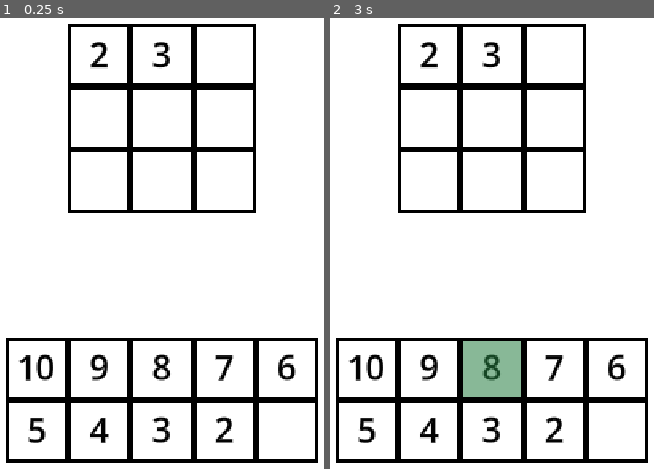
Above: before the commit, frames 1-2 (left to right).
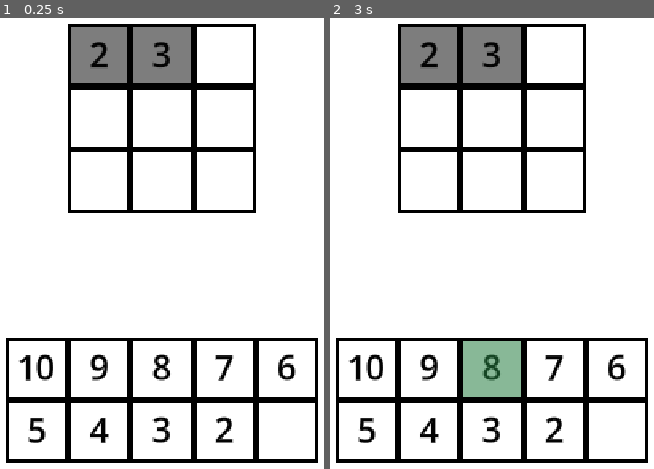
Above: after the commit, the same moments.

Repository: csderouchie/spadedoku
Game: Godot game, scene res://Scenes/Game.tscn
Same seed, same stepped clock (60 frames per second), same inputs: the game is played once before the commit and once after it.
Inputs (mouse positions are in pixels of both pictures, inside the frame that each line leads up to):
- Up to frame 1 (0.25 s): no input
- Up to frame 2 (3 s): tap Enter at 0.5, 2 s; move the mouse to (592, 139) at 0.52 s; press the mouse at (592, 139) at 0.53 s; tap Space at 1.25, 2.75 s; move the mouse to (401, 220) at 1.27 s; release the mouse at (401, 220) at 1.28 s; click (401, 220) at 1.35 s; move the mouse to (outside the picture) at 2.02 s; press the mouse at (outside the picture) at 2.03 s; move the mouse to (469, 342) at 2.77 s; release the mouse at (469, 342) at 2.78 s; click (469, 342) at 2.85 s

The runs differ from the first frame. In frame 1, 4.2% of the frame differs, in the area x 21-59%, y 1-15%; in frame 2, 4.2%.

Commit message:
Changed card movement functionality to properly not allow movement of cards that started on the board

Diff:
--- a/Scenes/Game.tscn
+++ b/Scenes/Game.tscn
@@ -8,29 +8,36 @@
 [ext_resource type="PackedScene" uid="uid://yeurnunrpb83" path="res://Scenes/Cards/card_04.tscn" id="3_bf53h"]
 [ext_resource type="PackedScene" uid="uid://gpw8oudpvwt5" path="res://Scenes/Cards/card_05.tscn" id="4_71axn"]
 [ext_resource type="PackedScene" uid="uid://dto6ish2vy8bf" path="res://Scenes/Cards/card_06.tscn" id="5_dahhg"]
+[ext_resource type="PackedScene" uid="uid://ctoy4f48ipv1t" path="res://Scenes/UI/UI_gray_box_outlined.tscn" id="5_wxwew"]
 [ext_resource type="PackedScene" uid="uid://bfwnymyi5nqqe" path="res://Scenes/Cards/card_07.tscn" id="6_3so38"]
 [ext_resource type="PackedScene" uid="uid://b8vjoytt667v7" path="res://Scenes/Cards/card_08.tscn" id="7_3cx6b"]
 [ext_resource type="PackedScene" uid="uid://cylsh2wy0jt04" path="res://Scenes/Cards/card_09.tscn" id="8_wxwew"]
 [ext_resource type="PackedScene" uid="uid://b6jmq24fp0xgp" path="res://Scenes/Cards/card_10.tscn" id="9_acvyw"]
 [ext_resource type="PackedScene" uid="uid://cdqcbtaxyiysl" path="res://Scenes/UI/UI_highlight.tscn" id="13_3cx6b"]
+[ext_resource type="PackedScene" uid="uid://cqg7wqovcit2s" path="res://Scenes/UI/UI_highlight_red.tscn" id="15_acvyw"]
 
 [sub_resource type="TileSetScenesCollectionSource" id="TileSetScenesCollectionSource_kldst"]
 resource_name = "white"
 scenes/1/scene = ExtResource("1_gl6un")
 
 [sub_resource type="TileSetScenesCollectionSource" id="TileSetScenesCollectionSource_b2bpf"]
-resource_name = "box"
+resource_name = "box_white"
 scenes/1/scene = ExtResource("2_j5yw3")
 
 [sub_resource type="TileSetScenesCollectionSource" id="TileSetScenesCollectionSource_vvhu1"]
 resource_name = "debug"
 scenes/1/scene = ExtResource("13_3cx6b")
 
+[sub_resource type="TileSetScenesCollectionSource" id="TileSetScenesCollectionSource_lbihj"]
+resource_name = "box_gray"
+scenes/1/scene = ExtResource("5_wxwew")
+
 [sub_resource type="TileSet" id="TileSet_cg2ps"]
 tile_size = Vector2i(100, 100)
 sources/0 = SubResource("TileSetScenesCollectionSource_kldst")
 sources/1 = SubResource("TileSetScenesCollectionSource_b2bpf")
 sources/2 = SubResource("TileSetScenesCollectionSource_vvhu1")
+sources/3 = SubResource("TileSetScenesCollectionSource_lbihj")
 
 [sub_resource type="TileSetScenesCollectionSource" id="TileSetScenesCollectionSource_dahhg"]
 resource_name = "void"
@@ -88,9 +95,14 @@
 [sub_resource type="TileSetScenesCollectionSource" id="TileSetScenesCollectionSource_rajel"]
 scenes/1/scene = ExtResource("13_3cx6b")
 
+[sub_resource type="TileSetScenesCollectionSource" id="TileSetScenesCollectionSource_raj38"]
+resource_name = "highlight_red"
+scenes/1/scene = ExtResource("15_acvyw")
+
 [sub_resource type="TileSet" id="TileSet_3so38"]
 tile_size = Vector2i(100, 100)
 sources/0 = SubResource("TileSetScenesCollectionSource_rajel")
+sources/1 = SubResource("TileSetScenesCollectionSource_raj38")
 
 [node name="Game" type="Node2D" unique_id=1789388373]
 
--- /dev/null
+++ b/Scenes/UI/UI_gray_box.tscn
@@ -0,0 +1,11 @@
+[gd_scene format=3 uid="uid://pwf4vgxjvat6"]
+
+[node name="UiWhiteBox" type="Node2D" unique_id=1048866995]
+
+[node name="MeshInstance2D" type="ColorRect" parent="." unique_id=1135876802]
+offset_left = -50.0
+offset_top = -50.0
+offset_right = -49.0
+offset_bottom = -49.0
+scale = Vector2(100, 100)
+color = Color(0.42357814, 0.42357814, 0.41824132, 1)
--- /dev/null
+++ b/Scenes/UI/UI_gray_box_outlined.tscn
@@ -0,0 +1,17 @@
+[gd_scene format=3 uid="uid://ctoy4f48ipv1t"]
+
+[sub_resource type="QuadMesh" id="QuadMesh_fp5sn"]
+
+[node name="UiGrayBox" type="Node2D" unique_id=1048866995]
+
+[node name="Black" type="MeshInstance2D" parent="." unique_id=959586194]
+modulate = Color(0, 0, 0, 1)
+scale = Vector2(100, 100)
+mesh = SubResource("QuadMesh_fp5sn")
+
+[node name="ColorRect" type="ColorRect" parent="." unique_id=13427344]
+offset_left = -45.0
+offset_top = -45.0
+offset_right = 45.0
+offset_bottom = 45.0
+color = Color(0.4911909, 0.49119097, 0.4911908, 1)
--- /dev/null
+++ b/Scenes/UI/UI_highlight_red.tscn
@@ -0,0 +1,10 @@
+[gd_scene format=3 uid="uid://cqg7wqovcit2s"]
+
+[sub_resource type="BoxMesh" id="BoxMesh_fp5sn"]
+
+[node name="UiWhiteBox" type="Node2D" unique_id=1048866995]
+
+[node name="MeshInstance2D" type="MeshInstance2D" parent="." unique_id=1932104899]
+modulate = Color(0.8235294, 0.015686275, 0.1764706, 0.47058824)
+scale = Vector2(90, 90)
+mesh = SubResource("BoxMesh_fp5sn")
--- a/Scenes/UI/UI_white_box.tscn
+++ b/Scenes/UI/UI_white_box.tscn
@@ -1,9 +1,11 @@
 [gd_scene format=3 uid="uid://d10wij3p6q6w3"]
-
-[sub_resource type="BoxMesh" id="BoxMesh_fp5sn"]
 
 [node name="UiWhiteBox" type="Node2D" unique_id=1048866995]
 
-[node name="MeshInstance2D" type="MeshInstance2D" parent="." unique_id=1932104899]
+[node name="MeshInstance2D" type="ColorRect" parent="." unique_id=1135876802]
+offset_left = -50.0
+offset_top = -50.0
+offset_right = -49.0
+offset_bottom = -49.0
 scale = Vector2(100, 100)
-mesh = SubResource("BoxMesh_fp5sn")
+color = Color(9.65122, 9.65122, 9.542982, 1)
--- a/Scripts/game_manager.gd
+++ b/Scripts/game_manager.gd
@@ -6,6 +6,7 @@
 var hand_coords = _get_hand_coords()
 var base_board_coords : Array
 var board_coords : Array
+var board_card_coords = []
 
 func _ready():
 	base_board_coords = _get_board_coords()
@@ -21,11 +22,17 @@
 func process_select_click(tile_pos : Vector2i): # Card selection and movement logic
 	highlight.clear()
 	if tile_pos in hand_coords or tile_pos in board_coords:
-		if selection != Vector2i(-10,-10) and card_layer.get_cell_source_id(tile_pos) == -1:
-			place_card(tile_pos)
-		elif card_layer.get_cell_source_id(tile_pos) != -1:
-			selection = tile_pos
-			highlight.set_cell(selection, 0, Vector2i.ZERO, 1)
+		if tile_pos not in board_card_coords:
+			if selection != Vector2i(-10,-10) and card_layer.get_cell_source_id(tile_pos) == -1:
+				place_card(tile_pos)
+			elif card_layer.get_cell_source_id(tile_pos) != -1:
+				selection = tile_pos
+				highlight.set_cell(selection, 0, Vector2i.ZERO, 1)
+		else:
+			selection = Vector2i(-10,-10)
+			highlight.set_cell(tile_pos, 1, Vector2i.ZERO, 1)
+			await get_tree().create_timer(0.25).timeout
+			highlight.erase_cell(tile_pos)
 	else:
 		selection = Vector2i(-10,-10)
 
@@ -34,6 +41,11 @@
 		if selection != Vector2i(-10,-10) and card_layer.get_cell_source_id(tile_pos) == -1:
 			place_card(tile_pos)
 			highlight.clear()
+
+func get_card_at(tile_pos : Vector2i): # Returns card node at passed position
+	for node in card_layer.get_children():
+		if tile_pos == card_layer.local_to_map(node.position):
+			return node
 
 func place_card(tile_pos : Vector2):
 		var selected_tile = card_layer.get_cell_source_id(selection)
@@ -62,14 +74,24 @@
 	for i in range(len(level["board_cards"])): # Load board cards
 		var board_card = level["board_cards"][i]
 		var coords := Vector2i(board_card["x"], board_card["y"])
+		board_card_coords.append(coords)
 		alt_tile = get_alt_tile(board_card["card"])
 		card_layer.set_cell(coords, board_card["card"], Vector2i.ZERO, alt_tile)
+	card_layer.update_internals()
+	set_gray_tiles()
 
 func get_alt_tile(num : int) -> int: # Work around for alt tile bug
 		if num == 2:
 			return 2
 		else:
 			return 1
+
+func set_gray_tiles():
+	for i in range(len(board_card_coords)):
+		background.set_cell(board_card_coords[i], 3, Vector2i.ZERO, 1)
+		var card_background = get_card_at(board_card_coords[i])
+		card_background.remove_child(card_background.get_child(0))
+
 
 # Active game tiles array builders
 func _get_hand_coords() -> Array:
--- a/project.godot
+++ b/project.godot
@@ -39,6 +39,10 @@
 "events": [Object(InputEventMouseButton,"resource_local_to_scene":false,"resource_name":"","device":-1,"window_id":0,"a …(253 unchanged characters)…
 ]
 }
+Release={
+"deadzone": 0.2,
+"events": []
+}
 
 [physics]
 
